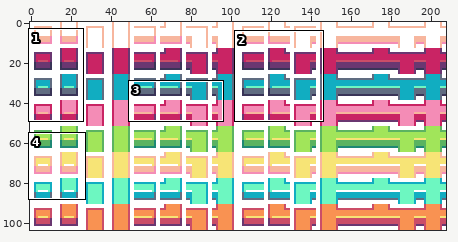
Two versions of one pixel-art file, examples/19 - snake with guns/img/players4.aseprite. Above: a wide view before the commit, with the close-up outlined.
Close-up. Before the commit:
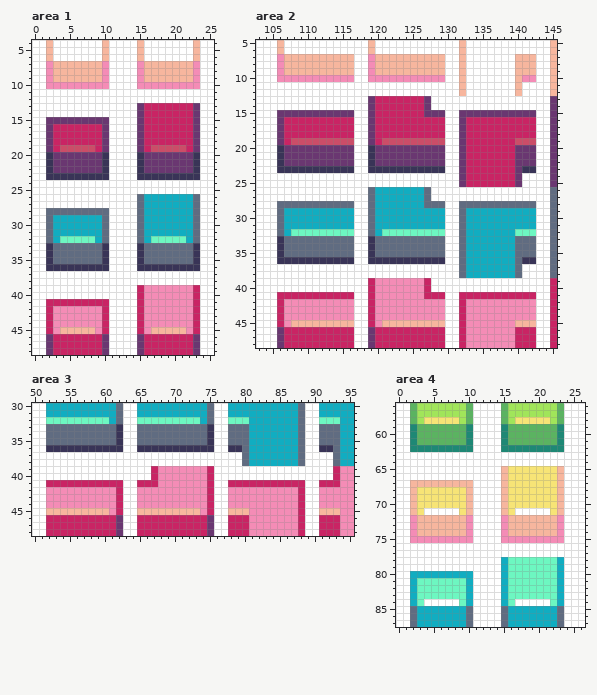
208x104 pixels, 1 frame. Shown: area 1: x 0..25, y 4..48; area 2: x 103..145, y 5..48; area 3: x 50..95, y 30..48; area 4: x 0..26, y 56..87. The commit also changed other parts of the picture, which this record leaves out.
The same view after the edit:
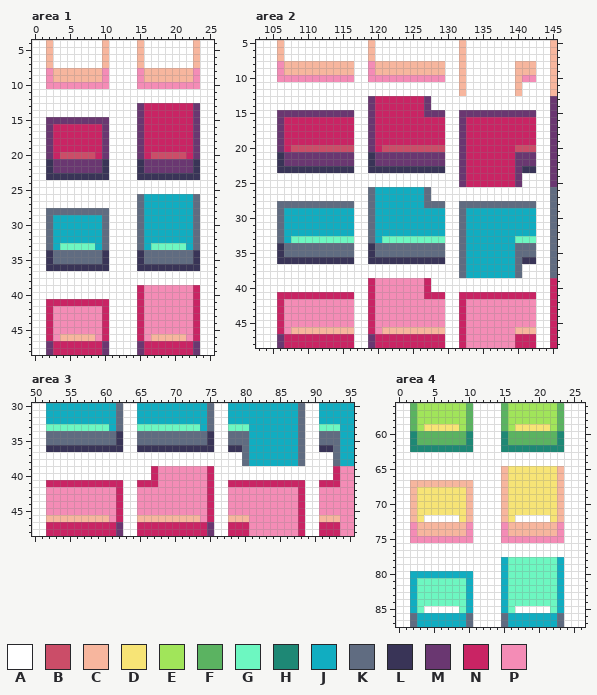
Palette (. is transparent): A #ffffff  B #cb4d68  C #f7b69e  D #f7e476  E #a1e55a  F #5bb361  G #6df7c1  H #1e8875  J #11adc1  K #606c81  L #393457  M #6a3771  N #c92464  P #f48cb6
Edits made:
Changed rows in their new state; - is an unchanged pixel.
Area 1, layer "sprites":
first column x 2:
 7 CAAAAAAAC----CAAAAAAAC
first column x 2:
19 --NNNNN--------NNNNN--
20 MNBBBBBNM----MNBBBBBNM
first column x 2:
32 --JJJJJ--------JJJJJ--
33 KJGGGGGJK----KJGGGGGJK
first column x 2:
45 --PPPPP--------PPPPP--
46 NPCCCCCPN----NPCCCCCPN
Area 2, layer "sprites":
first column x 106:
 7 CAAAAAAAAAA--CAAAAAAAAAA----------AAA
first column x 106:
19 --NNNNNNNNN----NNNNNNNNN----------NNN
20 MNBBBBBBBBB--MNBBBBBBBBB----------BBB
first column x 106:
32 --JJJJJJJJJ----JJJJJJJJJ----------JJJ
33 KJGGGGGGGGG--KJGGGGGGGGG----------GGG
first column x 106:
45 --PPPPPPPPP----PPPPPPPPP----------PPP
46 NPCCCCCCCCC--NPCCCCCCCCC----------CCC
Area 3, layer "sprites":
first column x 52:
32 JJJJJJJJJ----JJJJJJJJJ----JJJ----------JJJ
33 GGGGGGGGGJK--GGGGGGGGGJK--GGG----------GGG
first column x 52:
45 PPPPPPPPP----PPPPPPPPP----PPP----------PPP
46 CCCCCCCCCPN--CCCCCCCCCPN--CCC----------CCC
Area 4, layer "sprites":
first column x 2:
58 --EEEEE--------EEEEE--
59 FEDDDDDEF----FEDDDDDEF
first column x 2:
71 --DDDDD--------DDDDD--
72 CDAAAAADC----CDAAAAADC
first column x 2:
84 --GGGGG--------GGGGG--
85 JGAAAAAGJ----JGAAAAAGJ
